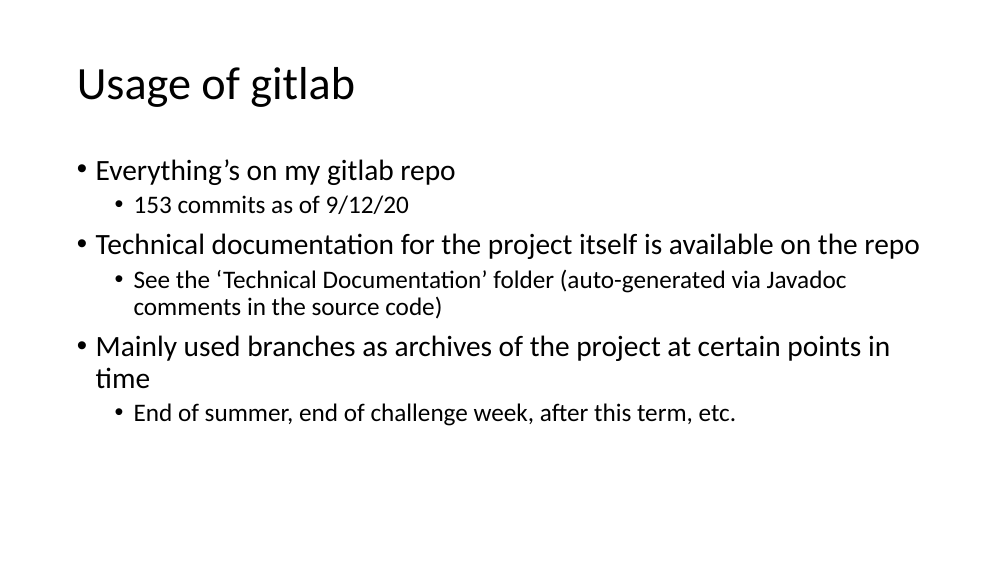
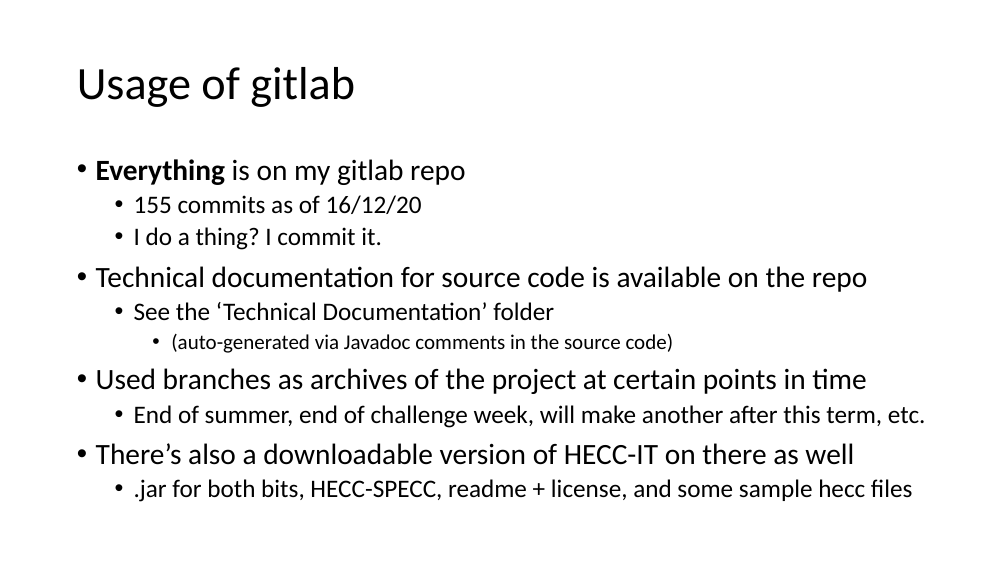
Before and after one commit to 11BelowStudio/HECC-IT, a slide deck: slide 16 of Reports n such/Week 11 Presentation.pptx (slide 11 before the commit). Drawn at 1008x567 pixels with LibreOffice and Linux fonts; fonts in the diff are those of the drawing. Boxes give left, top, right and bottom in pixels: in the first picture for what was removed or moved away, otherwise in the second. Text is boxed around its words. In the diff, an @@ line names an element or a change of style, - is before the commit and + after.

```diff
--- a/Reports n such/Week 11 Presentation.pptx
+++ b/Reports n such/Week 11 Presentation.pptx
@@ text at bbox=[96, 159, 926, 502]: text changed @@
-• Everything’s on my gitlab repo
-  • 153 commits as of 9/12/20
-• Technical documentation for the project itself is available on the repo
-  • See the ‘Technical Documentation’ folder (auto-generated via Javadoc comments in the source code)
-• Mainly used branches as archives of the project at certain points in time
-  • End of summer, end of challenge week, after this term, etc.
+• Everything is on my gitlab repo
+  • 155 commits as of 16/12/20
+  • I do a thing? I commit it.
+• Technical documentation for source code is available on the repo
+  • See the ‘Technical Documentation’ folder
+    • (auto-generated via Javadoc comments in the source code)
+• Used branches as archives of the project at certain points in time
+  • End of summer, end of challenge week, will make another after this term, etc.
+• There’s also a downloadable version of HECC-IT on there as well
+  • .jar for both bits, HECC-SPECC, readme + license, and some sample hecc files
```
Also in this commit, not shown: 9 other slides changed, 8 slides added, 1 slide removed, 2 other files.
